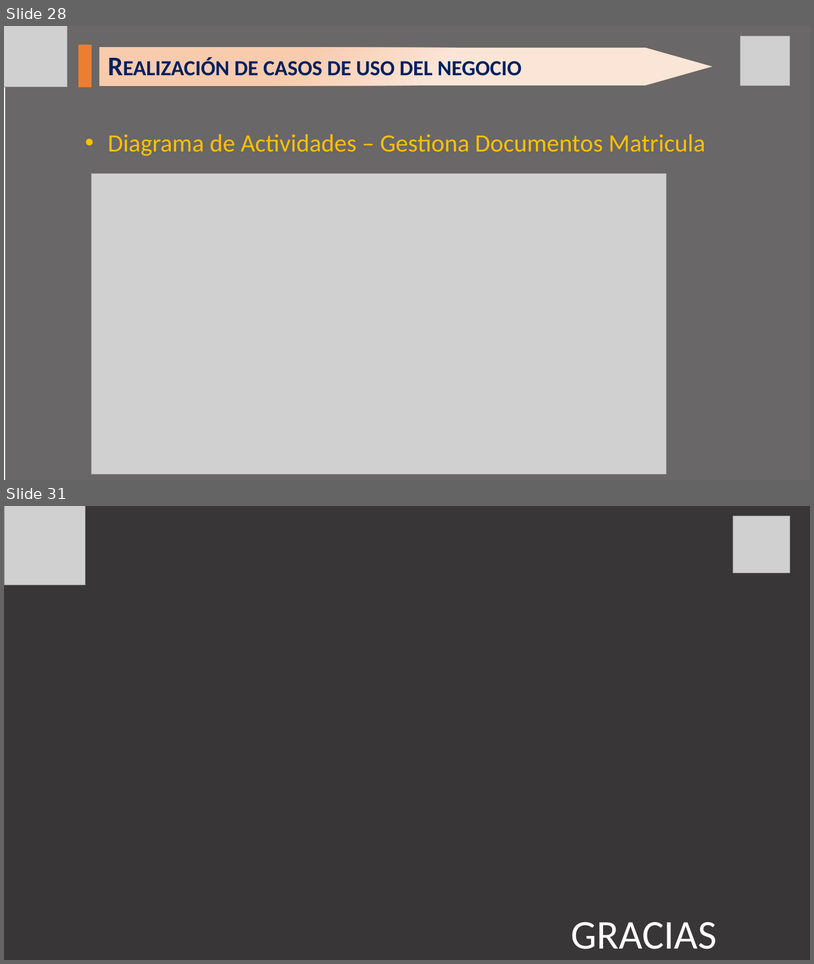
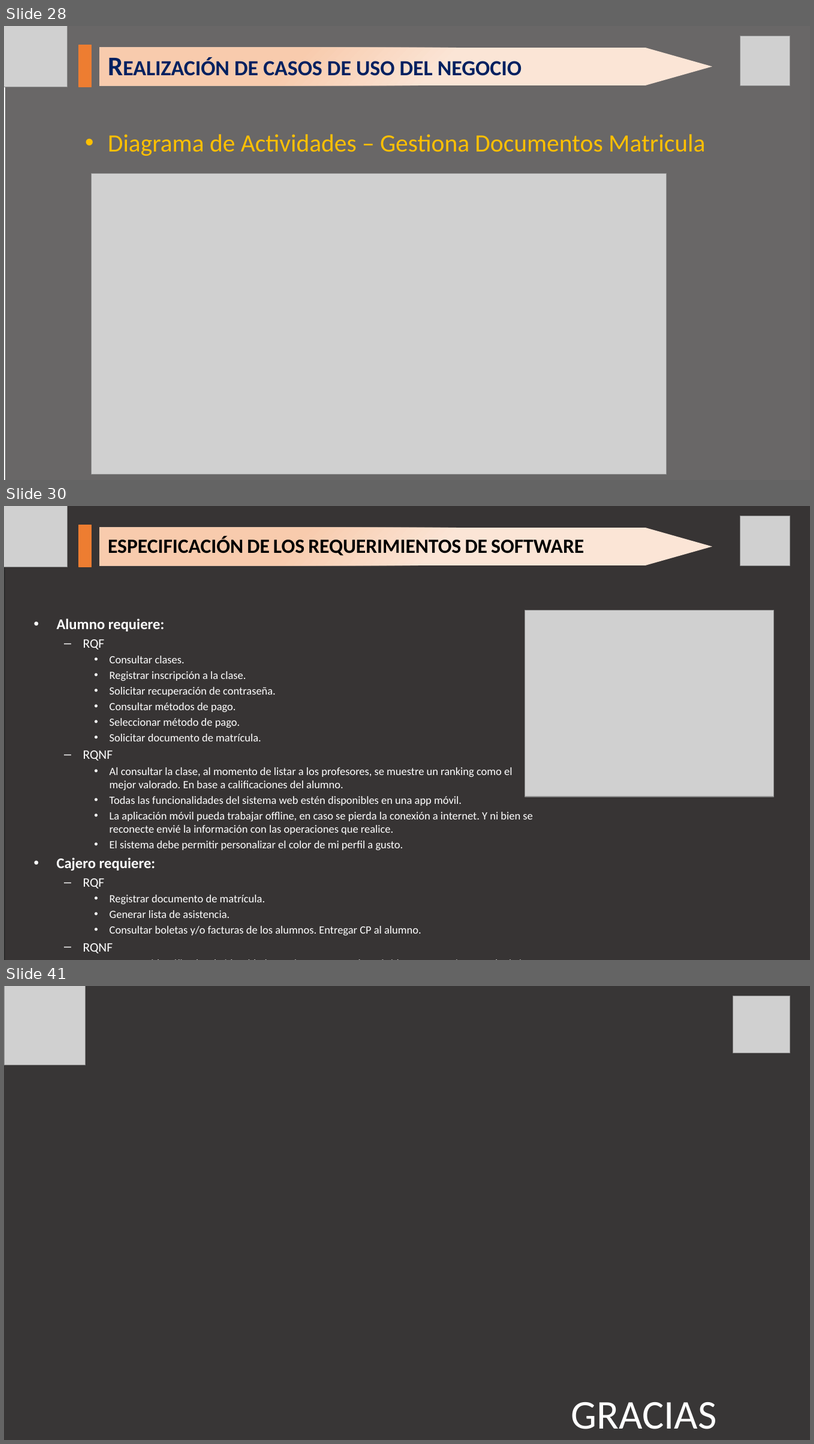
Before and after one commit to rojfrank/ing_req_rr, a slide deck: Requerimiento_Presentacion1.pptx. Shown one above the other, each under a label of ours: slides 28 and 31 before the commit, slides 28, 30 and 41 after it; the slides between them are not shown. The pictures are 814x964 and 814x1444 pixels, drawn with LibreOffice and Linux fonts; fonts in the diff are those of the drawing; grey boxes stand for pictures; background and template pictures are left out; a plain dark background stands for a picture behind light text. Boxes give left, top, right and bottom in pixels: in the first picture for what was removed or moved away, otherwise in the second. Text is boxed around its words. In the diff, an @@ line names an element or a change of style, - is before the commit and + after.

```diff
--- a/Requerimiento_Presentacion1.pptx
+++ b/Requerimiento_Presentacion1.pptx
@@ slide 30 added at bbox=[4, 506, 810, 960], background picture (left out) @@
@@ picture added at bbox=[4, 506, 68, 567] @@
@@ rectangle added at bbox=[5, 506, 810, 960], fill #3B3838 at 76% opacity @@
@@ picture added at bbox=[741, 516, 791, 566] @@
@@ rectangle added at bbox=[79, 525, 91, 567], fill #ED7D31, outline #ED7D31 1 pt @@
@@ pentagon arrow added at bbox=[99, 528, 713, 566], fill gradient #FBE5D6 to #F8CBAD @@
@@ title added at bbox=[108, 537, 584, 556], 24 pt, text #000000, bold, small capitals @@
+ESPECIFICACIÓN DE LOS REQUERIMIENTOS DE SOFTWARE
@@ picture added at bbox=[525, 610, 774, 796] @@
@@ text added at bbox=[57, 618, 533, 953], 13.2 pt, text #FFFFFF @@
+• Alumno requiere:
+  – RQF
+    • Consultar clases.
+    • Registrar inscripción a la clase.
+    • Solicitar recuperación de contraseña.
+    • Consultar métodos de pago.
+    • Seleccionar método de pago.
+    • Solicitar documento de matrícula.
+  – RQNF
+    • Al consultar la clase, al momento de listar a los profesores, se muestre un ranking como el mejor valorado. En base a calificaciones del alumno.
+    • Todas las funcionalidades del sistema web estén disponibles en una app móvil.
+    • La aplicación móvil pueda trabajar offline, en caso se pierda la conexión a internet. Y ni bien se reconecte envié la información con las operaciones que realice.
+    • El sistema debe permitir personalizar el color de mi perfil a gusto.
+• Cajero requiere:
+  – RQF
+    • Registrar documento de matrícula.
+    • Generar lista de asistencia.
+    • Consultar boletas y/o facturas de los alumnos. Entregar CP al alumno.
+  – RQNF
+    • Tener un identificador de identidad por cámara, para saber rápidamente a quien atenderá sin que le de sus datos.
@@ what was slide 31 is now slide 41 @@
```
Also in this commit, not shown: 14 slides changed, 10 other slides added, 1 slide removed, 1 other file.
